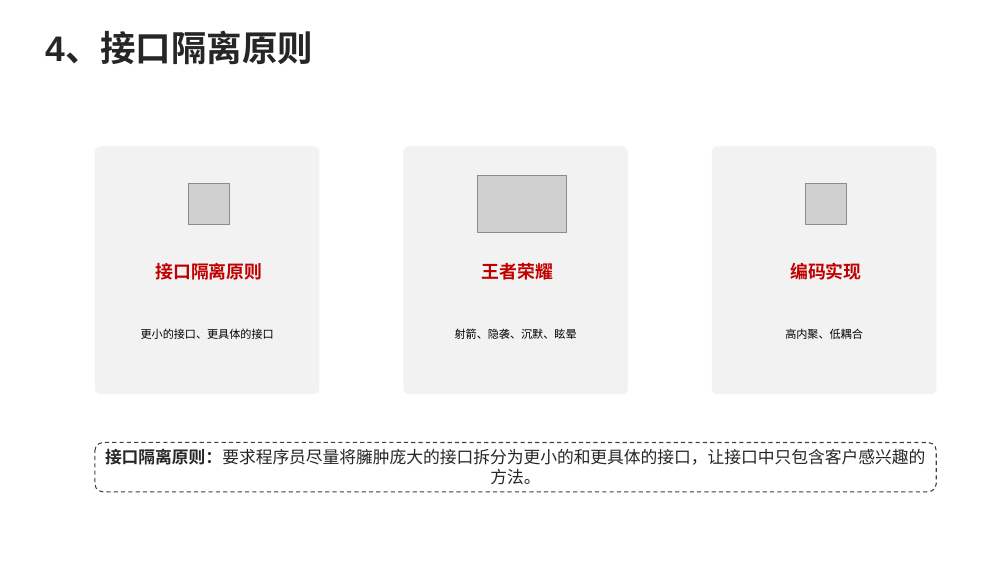
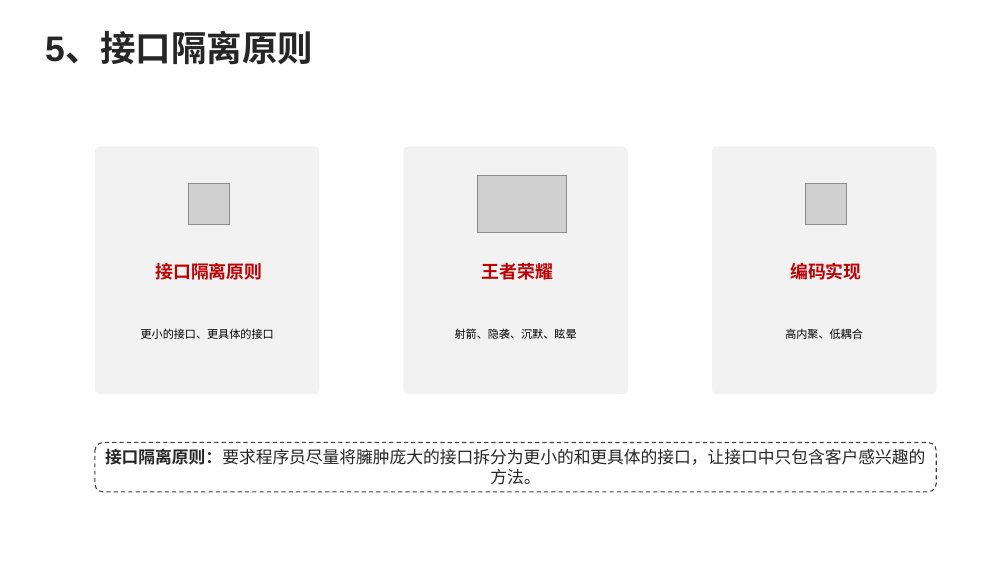
Before and after one commit to fuzhengwei/CodeDesignTutorials, a slide deck: slide 15 of docs/assets/图稿.pptx. Drawn at 1008x567 pixels with LibreOffice and Linux fonts; fonts in the diff are those of the drawing; grey boxes stand for pictures. Boxes give left, top, right and bottom in pixels: in the first picture for what was removed or moved away, otherwise in the second. Text is boxed around its words. In the diff, an @@ line names an element or a change of style, - is before the commit and + after.

Commit message:
小傅哥，feat：2.6 依赖倒置原则

```diff
--- a/docs/assets/图稿.pptx
+++ b/docs/assets/图稿.pptx
@@ text at [45, 33, 313, 65]: text changed @@
-4、接口隔离原则
+5、接口隔离原则
```
Also in this commit, not shown: 3 slides added, 11 other files.
